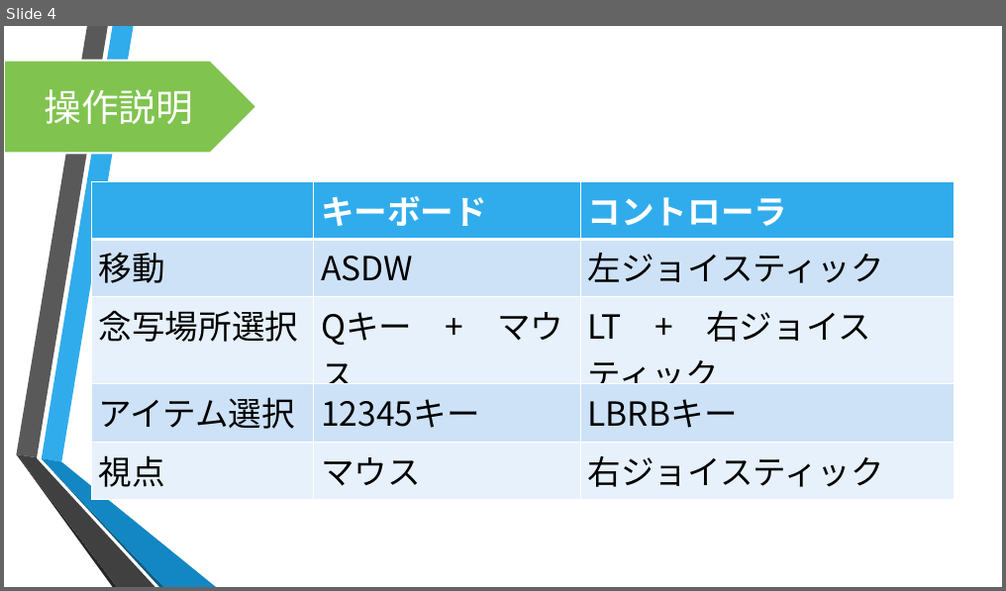
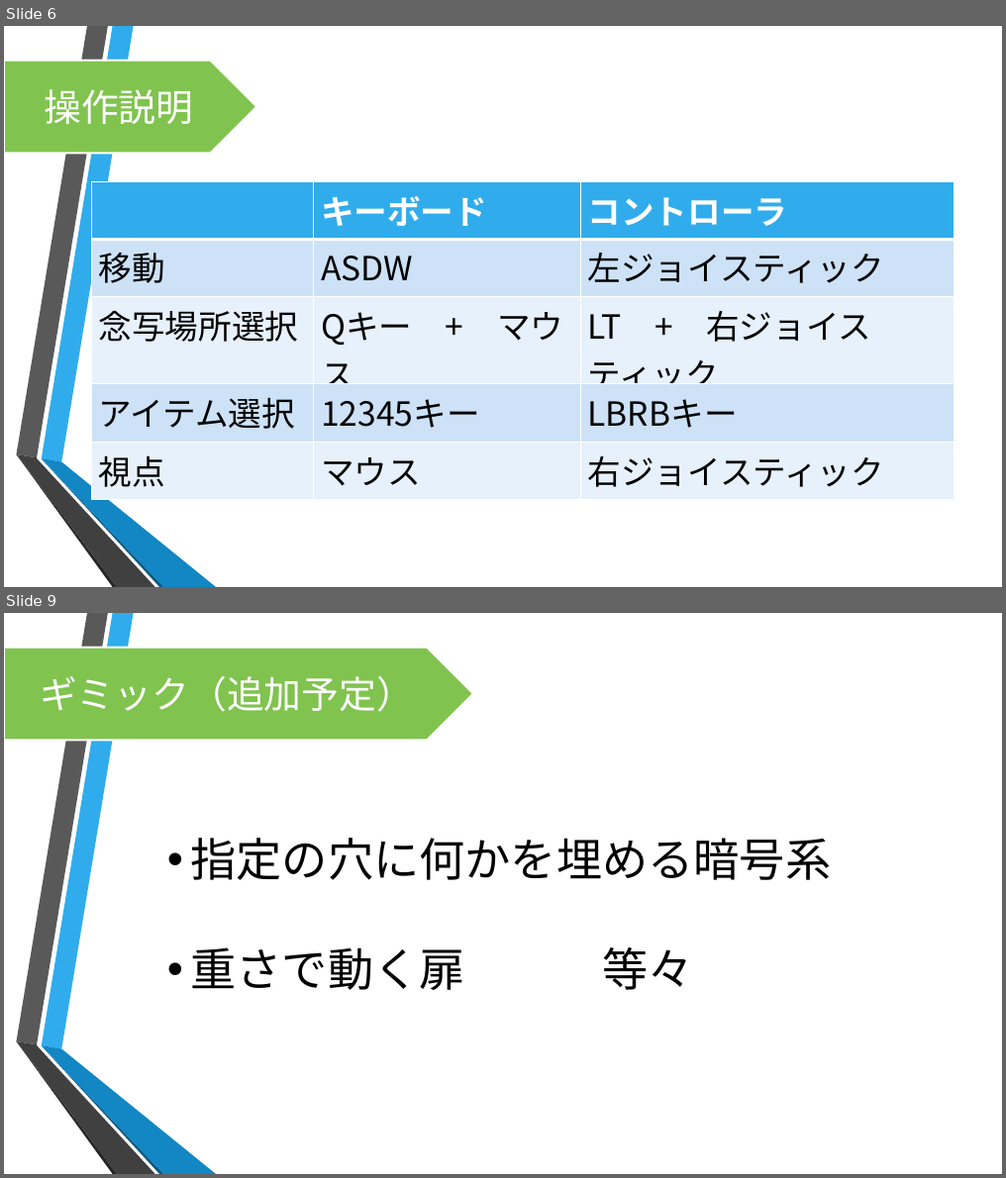
Before and after one commit to motoyaIto/TeamGifu, a slide deck: チーム岐阜プレゼン資料.pptx. Shown one above the other, each under a label of ours: slide 4 before the commit, slides 6 and 9 after it; the slides between them are not shown. The pictures are 1006x591 and 1006x1178 pixels, drawn with LibreOffice and Linux fonts; fonts in the diff are those of the drawing; background and template pictures are left out. Boxes give left, top, right and bottom in pixels: in the first picture for what was removed or moved away, otherwise in the second. Text is boxed around its words. In the diff, an @@ line names an element or a change of style, - is before the commit and + after.

```diff
--- a/チーム岐阜プレゼン資料.pptx
+++ b/チーム岐阜プレゼン資料.pptx
@@ slide 9 added at (4,613,1002,1174), background picture (left out); not listed: 6 template elements that a slide beside it also shows @@
@@ pentagon arrow added at (4,648,473,741), fill #80C34F, outline #FFFFFF 1.75 pt, 36 pt, text #FFFFFF @@
+ギミック（追加予定）
@@ text added at (191,838,832,990), 44 pt, text #000000 @@
+• 指定の穴に何かを埋める暗号系
+• 重さで動く扉 等々
@@ what was slide 4 is now slide 6 @@
```
Also in this commit, not shown: 4 slides changed, 3 other slides added, 4 other files.
